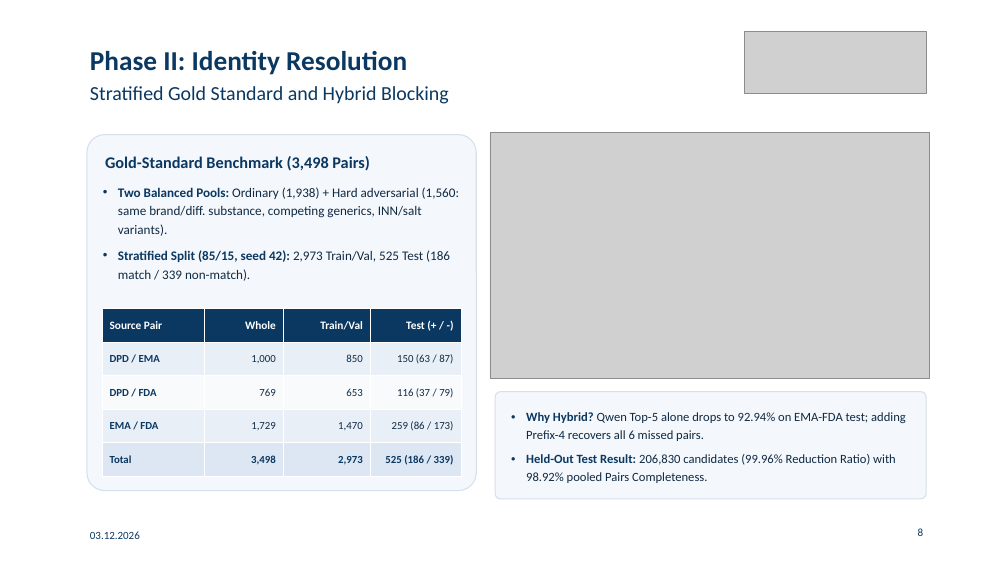
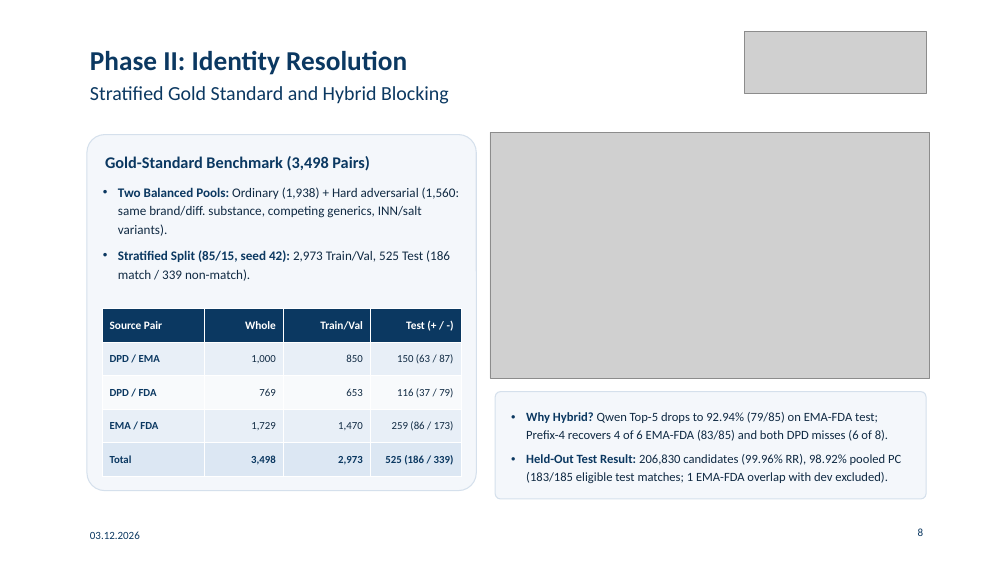
Before and after one commit to gabegagster/wdi-drug-integration, a slide deck: slide 8 of docs/presentation/wdi_drug_integration_presentation.pptx. Drawn at 1008x567 pixels with LibreOffice and Linux fonts; fonts in the diff are those of the drawing; grey boxes stand for pictures. Boxes give left, top, right and bottom in pixels: in the first picture for what was removed or moved away, otherwise in the second. Text is boxed around its words. In the diff, an @@ line names an element or a change of style, - is before the commit and + after.

```diff
--- a/docs/presentation/wdi_drug_integration_presentation.pptx
+++ b/docs/presentation/wdi_drug_integration_presentation.pptx
@@ text at bbox=[526, 412, 901, 483]: text changed @@
-• Why Hybrid? Qwen Top-5 alone drops to 92.94% on EMA-FDA test; adding Prefix-4 recovers all 6 missed pairs.
-• Held-Out Test Result: 206,830 candidates (99.96% Reduction Ratio) with 98.92% pooled Pairs Completeness.
+• Why Hybrid? Qwen Top-5 drops to 92.94% (79/85) on EMA-FDA test; Prefix-4 recovers 4 of 6 EMA-FDA (83/85) and both DPD misses (6 of 8).
+• Held-Out Test Result: 206,830 candidates (99.96% RR), 98.92% pooled PC (183/185 eligible test matches; 1 EMA-FDA overlap with dev excluded).
```
Also in this commit, not shown: 2 other slides changed, 4 other files.
